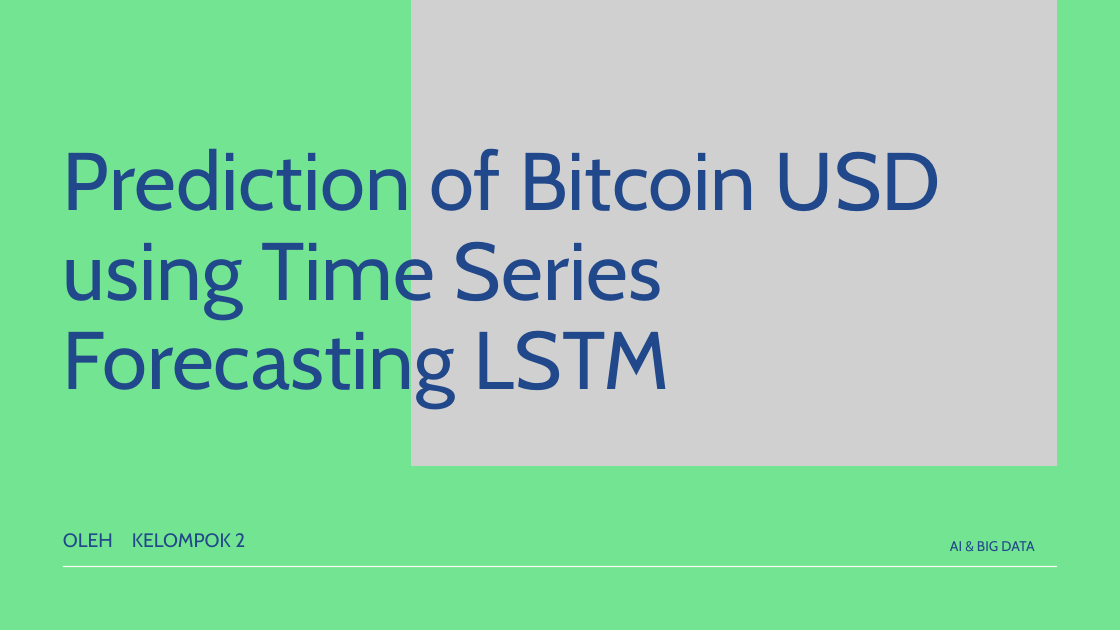
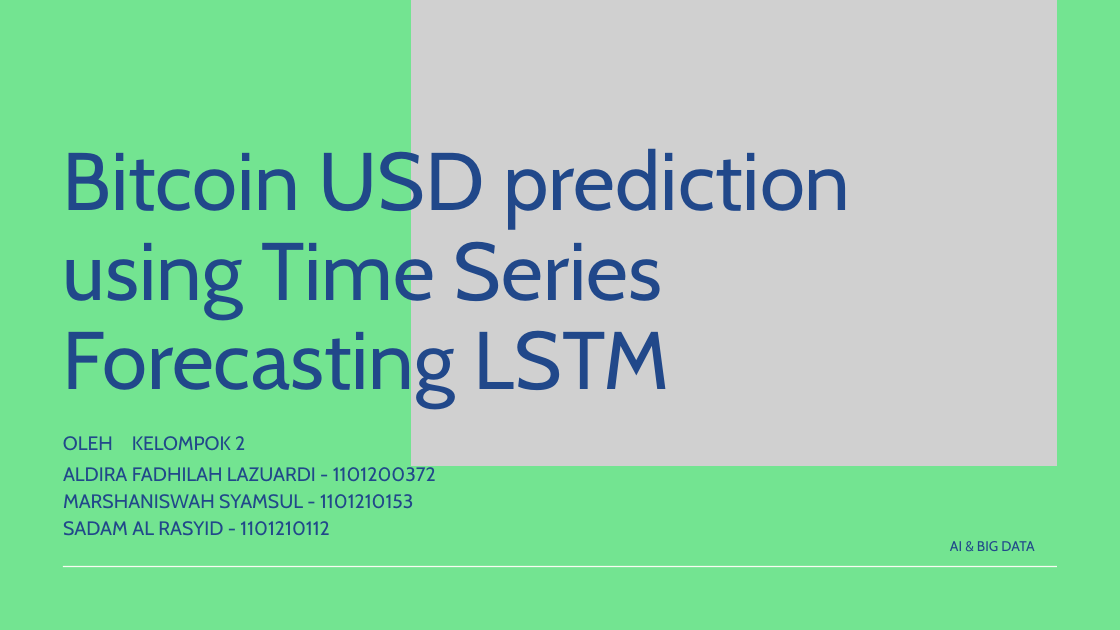
Before and after one commit to marshaniswah/TubesAI_Klmpk2, a slide deck: slide 1 of material/PPT Tubes AI & Big Data_Kelompok 2.pptx. Drawn at 1120x630 pixels with LibreOffice and Linux fonts; fonts in the diff are those of the drawing; grey boxes stand for pictures. Boxes give left, top, right and bottom in pixels: in the first picture for what was removed or moved away, otherwise in the second. Text is boxed around its words. In the diff, an @@ line names an element or a change of style, - is before the commit and + after.

```diff
--- a/material/PPT Tubes AI & Big Data_Kelompok 2.pptx
+++ b/material/PPT Tubes AI & Big Data_Kelompok 2.pptx
@@ text at [63,140,851,407]: text changed @@
-Prediction of Bitcoin USD using Time Series Forecasting LSTM
+Bitcoin USD prediction using Time Series Forecasting LSTM
@@ text "OLEH": place and size @@
-text "OLEH" at [63,533,113,547]
+text "OLEH" at [63,436,113,450]
@@ text "KELOMPOK 2": place and size @@
-text "KELOMPOK 2" at [132,533,245,547]
+text "KELOMPOK 2" at [132,436,245,450]
@@ text added at [63,464,436,535], 25 pt, text #21488A @@
+ALDIRA FADHILAH LAZUARDI - 1101200372
+MARSHANISWAH SYAMSUL - 1101210153
+SADAM AL RASYID - 1101210112
```
Also in this commit, not shown: 2 other slides changed.
